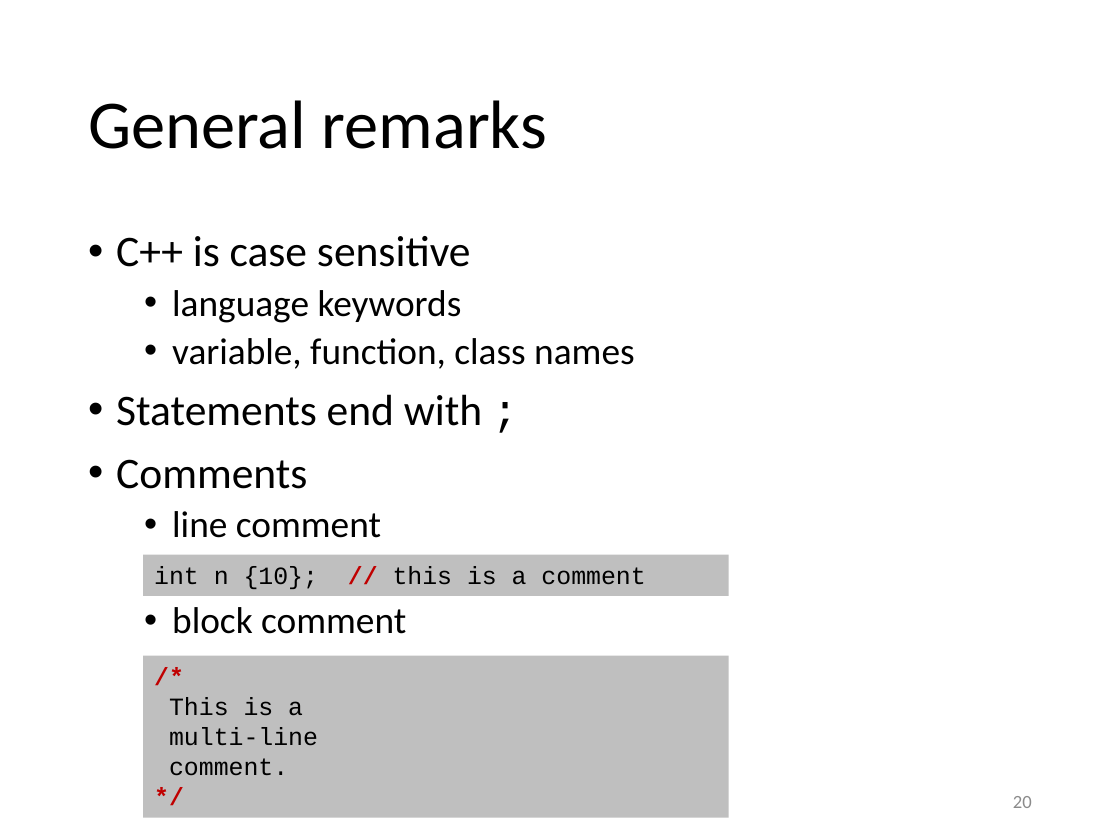
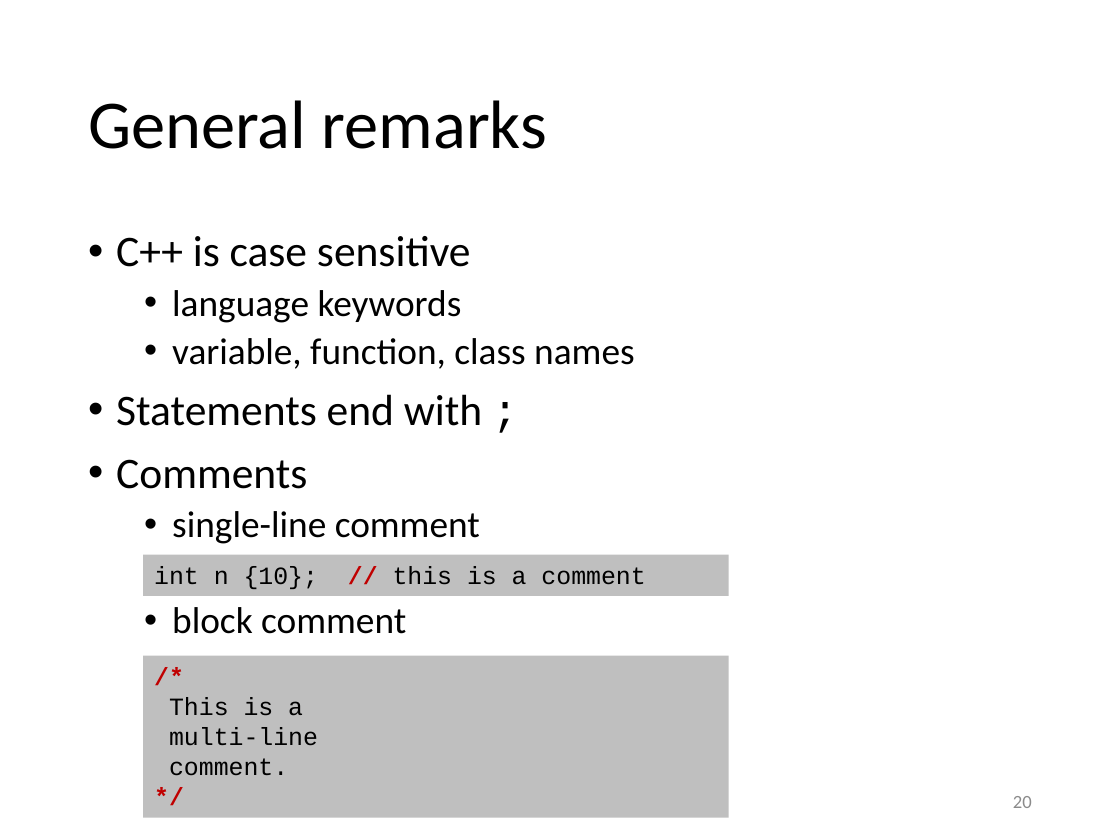
Before and after one commit to gjbex/Scientific-C-plus-plus, a slide deck: slide 20 of scientific_cpp.pptx. Drawn at 1120x840 pixels with LibreOffice and Linux fonts; fonts in the diff are those of the drawing. Boxes give left, top, right and bottom in pixels: in the first picture for what was removed or moved away, otherwise in the second. Text is boxed around its words. In the diff, an @@ line names an element or a change of style, - is before the commit and + after.

Commit message:
Fix typos

```diff
--- a/scientific_cpp.pptx
+++ b/scientific_cpp.pptx
@@ text at (172,511,480,544): text changed @@
-  • line comment
+  • single-line comment
```
Also in this commit, not shown: 3 other slides changed.
